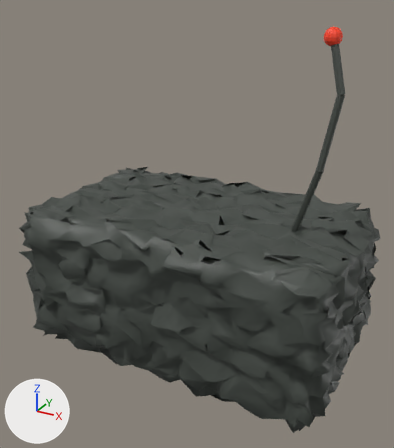
Renders of the FBX model RESEARCH_PROJECT_2/export/lb_breather.fbx from each side of a commit.
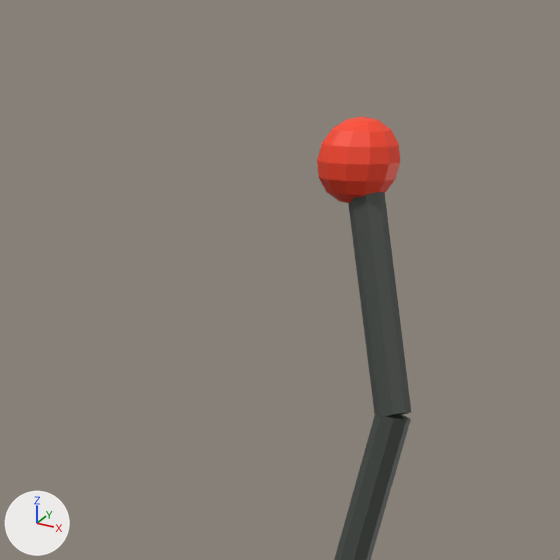
Each version appears first whole from a camera (50 mm lens) standing at (22.92, -42.39, 26.53) and looking at (0.23, -1.12, 5.9), and next in a close-up on the part from 64% to 96% of the width and 0% to 29% of the height. Lighting does not change. The marker at lower left points along +X, +Y and +Z. The last two pictures show the newer version. Where no turn or scale is listed for an object, it has been applied to the vertices.

Objects in the first close-up: 'lb_breather'.
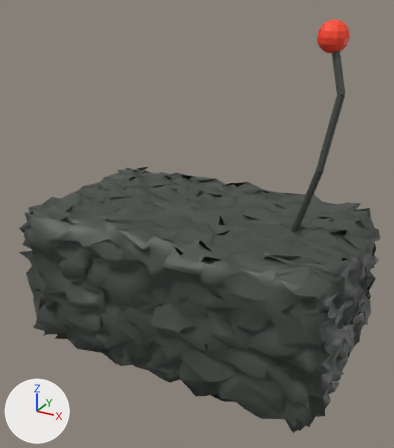
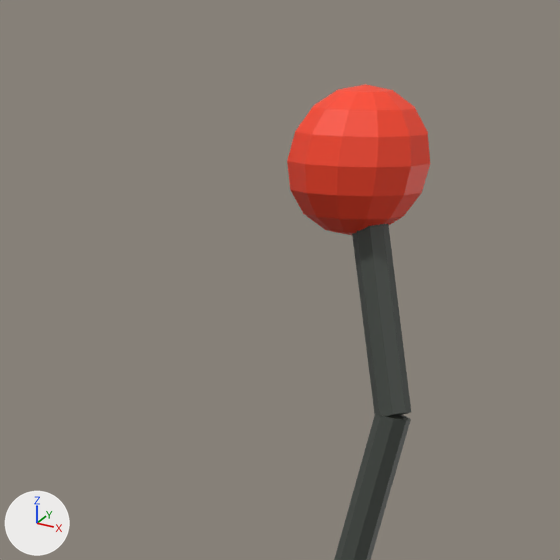
What differs and where, as boxes (x1, y1, x2, y2) in the close-ups (560 x 560 px; the box of a moved part takes in the faces that stretch with it):
'lb_breather', reshaped
    before: (317, 116, 411, 560)
    after: (287, 84, 430, 560)
part 1 of me_mesh, moved or reshaped
    before: (317, 116, 400, 203)
    after: (287, 84, 430, 235)

Edits to the bpy script that builds the scene:
```text
Change me_mesh:
    used by ob_lb_breather; location = (0.0, 0.0, 0.0)
    remove me_mesh.from_pydata(...)  # 3112 vertices, 2994 faces; spans x -15.8..15.8, y -9.8..9.8, z -7.5..23.7
    add me_mesh.from_pydata(...)  # 3112 vertices, 2994 faces; spans x -15.8..15.8, y -9.8..9.8, z -7.5..24.2
    me_mesh part 1: the loose piece of 86 vertices spanning x 10.6..12.0, y -1.2..0.2, z 22.3..23.7 is scaled about its middle by 1.71
```
